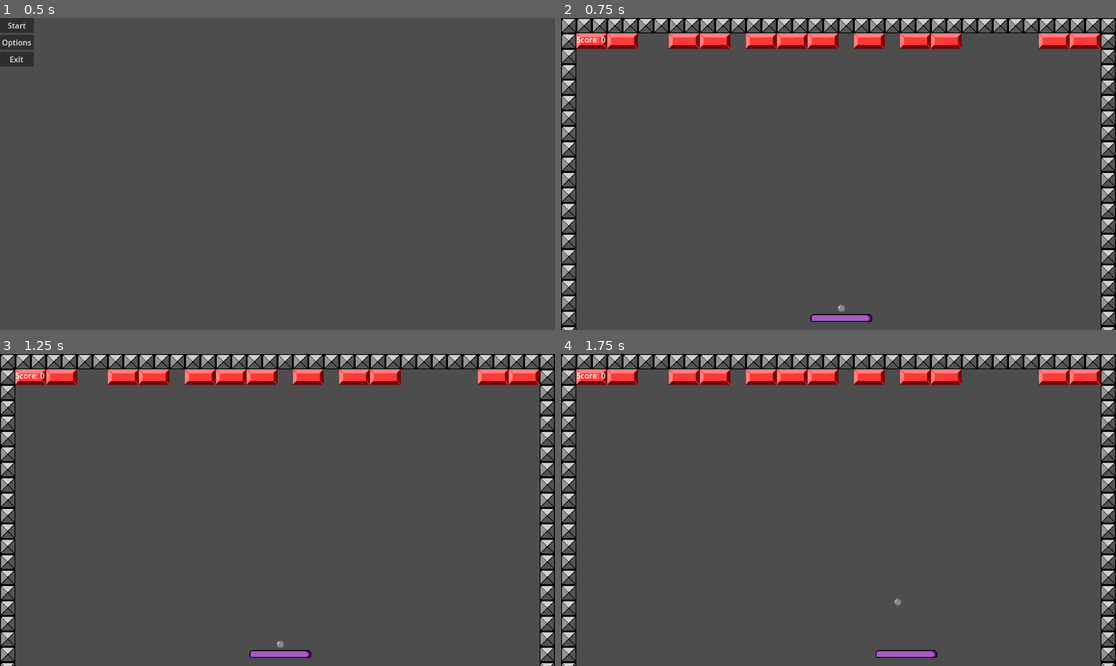
Above: before the commit, frames 1-4 (two rows, left to right).
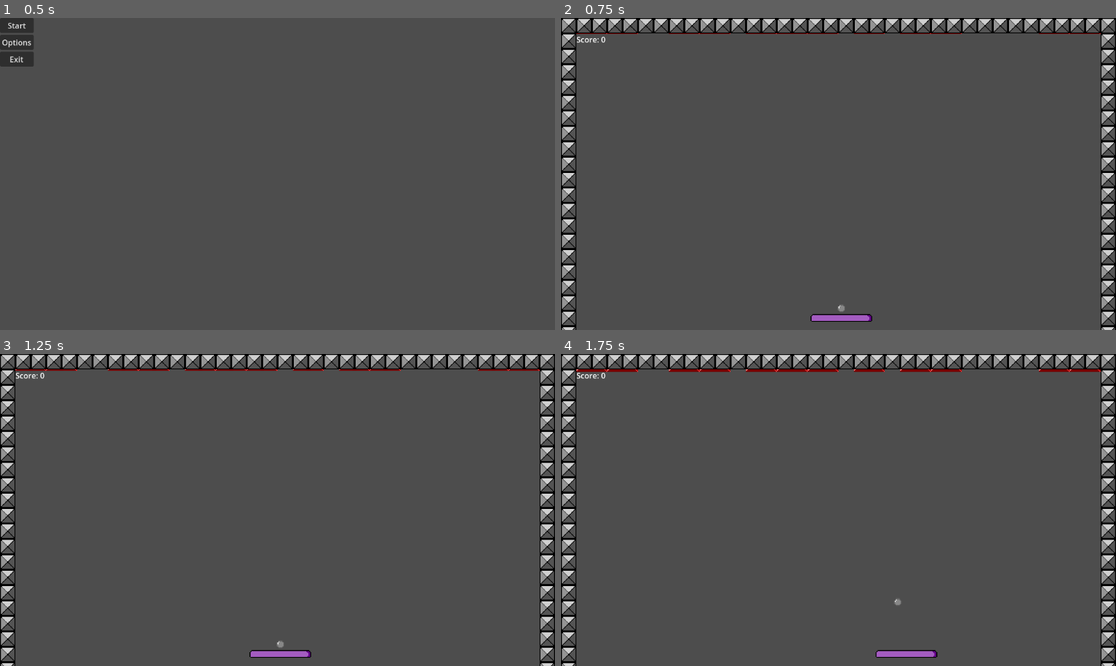
Above: after the commit, the same moments.

Repository: Morswin/Brick-Smasher
Game: Godot game, scene res://main menu/main_menu.tscn
The game is run twice, just before and just after one commit, with the same random seed, the same clock (stepped at 60 frames per second) and the same inputs.
Inputs:
- Up to frame 1 (0.5 s): no input
- Up to frame 2 (0.75 s): click "Start" at 0.5 s
- Up to frame 3 (1.25 s): no input
- Up to frame 4 (1.75 s): tap Enter (ui_accept) at 1.25, 1.52 s; hold Right (ui_right) from 1.28 s (still down)

Frame 1 is identical in both runs. In frame 2, 3.3% of the frame differs, in the area x 2-98%, y 4-11%; in frame 3, 3.3%; in frame 4, 3.3%.

Commit message:
Fixes #13

Diff:
--- a/brick/brick spawn timer.gd
+++ b/brick/brick spawn timer.gd
@@ -7,5 +7,5 @@
 
 
 # Called every frame. 'delta' is the elapsed time since the previous frame.
-func _process(delta):
+func _process(_delta):
 	pass
--- a/brick/brick.gd
+++ b/brick/brick.gd
@@ -4,6 +4,8 @@
 
 @export var endurace: int = 1
 @export var value: int = 100
+
+var ID = null
 
 @onready var sprite := $RedBrick
 
--- a/brick/brick_row.gd
+++ b/brick/brick_row.gd
@@ -2,14 +2,25 @@
 class_name BrickRow
 
 
+@export var pos_first := 64.0  # pos 0
+@export var pos_change := 32.0
+@export var pos_last := 1088.0  # pos 32
+@export var falling_speed = 4  # about half of brick height
+
 const brick_scene = preload("res://brick/brick.tscn")
 
 var center = 576  # This is where brick row's x should be set up to
+var ID = null
+var next_brick_ID = 0
+var brick_dict = {}
 
-@export var pos_first := 64.0  # pos 0
-@export var pos_change := 32.0
-@export var pos_last := 1088.0  # pos 32
 
+func _process(delta):
+	# It maight be better to limit how ofthen this checks, in case of performence issues
+	position.y += falling_speed * delta
+	if !any_bricks_remaining():
+		print("Deleting a row because it's empty")
+		queue_free()
 
 func add_brick(_x: int) -> void:
 	# _x Value between 0 and 32
@@ -22,4 +33,20 @@
 		_brick_pos = (_x * pos_change) + pos_first
 	var _new_brick = brick_scene.instantiate()
 	_new_brick.position.x = _brick_pos
+	_new_brick.ID = get_next_brick_ID()
 	add_child(_new_brick)
+	brick_dict[_new_brick.ID] = _new_brick
+
+func get_next_brick_ID():
+	next_brick_ID += 1
+	return next_brick_ID - 1
+
+func any_bricks_remaining() -> bool:
+	# True if any brick is still not freed from the queue
+	print("It gets called")
+	var _any := false
+	for key in brick_dict.keys():
+		var _weak_ref = weakref(brick_dict[key])
+		if _weak_ref:
+			_any = true
+	return _any
--- a/brick/bricks.gd
+++ b/brick/bricks.gd
@@ -5,25 +5,17 @@
 const brick_row_scene = preload("res://brick/brick_row.tscn")
 
 var rng = RandomNumberGenerator.new()
-var rows = {}
+var rows = {}  # in case of need to filter over them
+var next_id = 0
 
 
 func _ready():
-	print("test")
-	#var _new_birck_row = brick_row_scene.instantiate()
-	#_new_birck_row.position.y = 48
-	#_new_birck_row.add_brick(0)
-	#_new_birck_row.add_brick(2)
-	#_new_birck_row.add_brick(16)
-	#_new_birck_row.add_brick(32)
-	#add_child(_new_birck_row)
 	add_row()
-
 
 func add_row():
 	rng.randomize()
 	var _new_brick_row = brick_row_scene.instantiate()
-	_new_brick_row.position.y = 48  # It will be hidden at the start under the upper edge
+	_new_brick_row.position.y = 16  # It will be hidden at the start under the upper edge
 	var _space_needed: bool = false  # if true, loop should skip over creating such a brick
 	for _brick_x_pos in range(0, 33):
 		if _space_needed:
@@ -31,4 +23,11 @@
 		elif rng.randi() % 2 == 0:
 			_new_brick_row.add_brick(_brick_x_pos)
 			_space_needed = true
+	_new_brick_row.ID = get_next_row_ID()
 	add_child(_new_brick_row)
+	rows[_new_brick_row.ID] = _new_brick_row
+
+func get_next_row_ID():
+	# The only intended way for getting the next ID
+	next_id += 1
+	return next_id - 1
